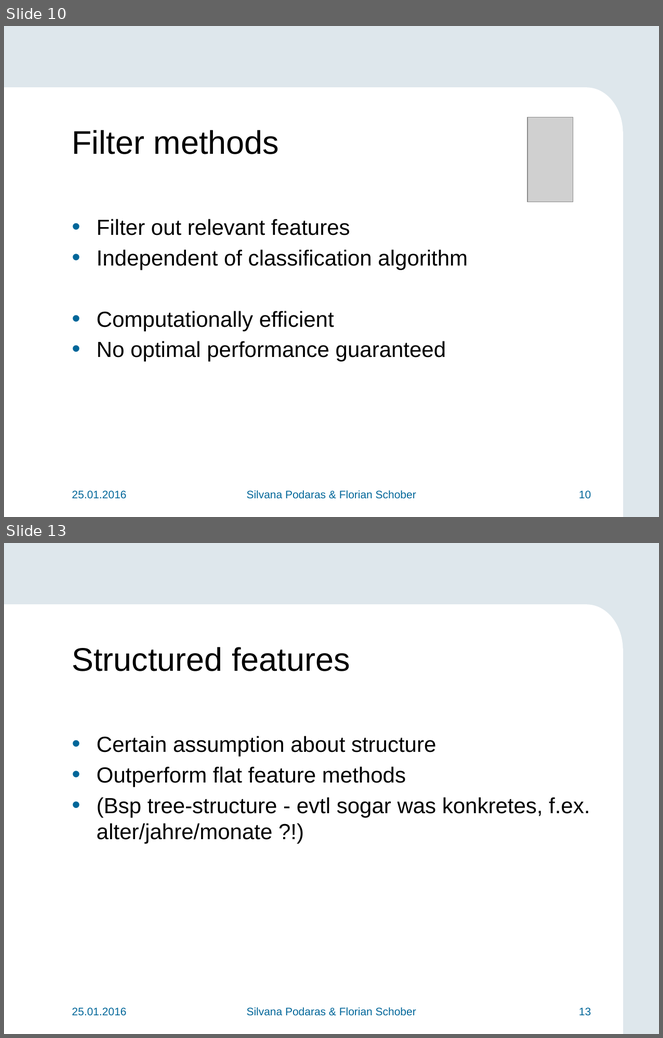
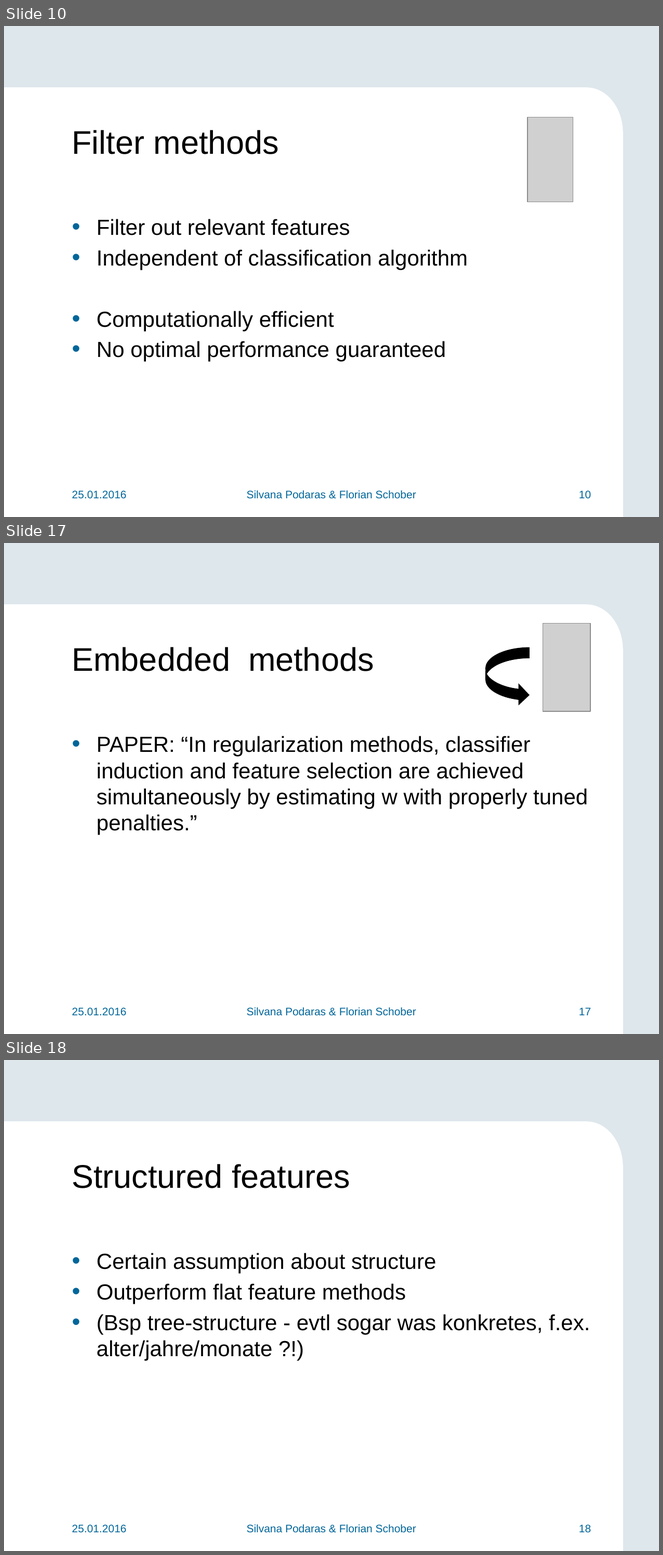
Before and after one commit to teretrus/VisSeminar, a slide deck: presentation/Presentation.pptx. Shown one above the other, each under a label of ours: slides 10 and 13 before the commit, slides 10, 17 and 18 after it; the slides between them are not shown. The pictures are 663x1038 and 663x1555 pixels, drawn with LibreOffice and Linux fonts; fonts in the diff are those of the drawing; grey boxes stand for pictures; background and template pictures are left out. Boxes give left, top, right and bottom in pixels: in the first picture for what was removed or moved away, otherwise in the second. Text is boxed around its words. In the diff, an @@ line names an element or a change of style, - is before the commit and + after.

Commit message:
praesentation 1st version  silvana

```diff
--- a/presentation/Presentation.pptx
+++ b/presentation/Presentation.pptx
@@ slide 17 added at bbox=[4, 543, 659, 1034], background #DEE7EC; not listed: 3 template elements that a slide beside it also shows @@
@@ picture added at bbox=[543, 624, 591, 712] @@
@@ title added at bbox=[72, 647, 374, 671], 36 pt, text #000000 @@
+Embedded methods
@@ curved right arrow added at bbox=[486, 647, 530, 706], fill #000000 @@
@@ text added at bbox=[97, 736, 588, 835], 24 pt, text #000000 @@
+• PAPER: “In regularization methods, classifier induction and feature selection are achieved simultaneously by estimating w with properly tuned penalties.”
@@ text added at bbox=[72, 1008, 127, 1016], 12 pt, text #006699 @@
+25.01.2016
@@ text added at bbox=[247, 1007, 416, 1016], 12 pt, text #006699 @@
+Silvana Podaras & Florian Schober
@@ page number added at bbox=[579, 1008, 591, 1016], 12 pt, text #006699 @@
+17
@@ what was slide 13 is now slide 18 @@
@@ page number at bbox=[579, 1525, 591, 1533]: text changed @@
-13
+18
```
Also in this commit, not shown: 2 slides changed, 4 other slides added.
